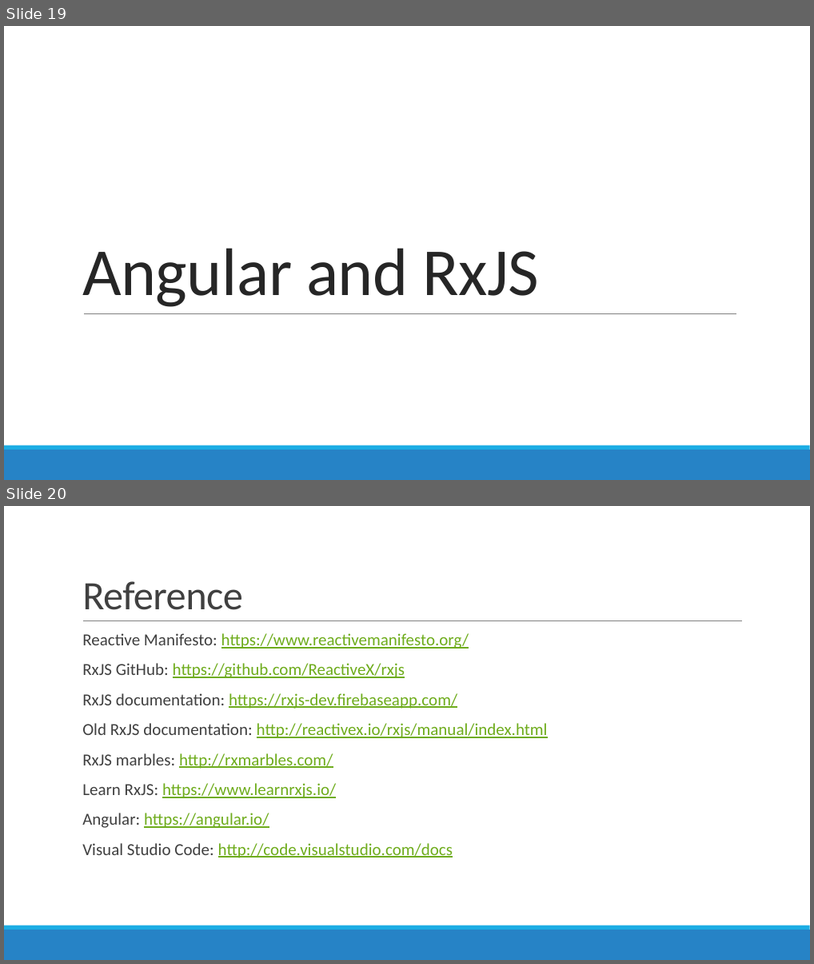
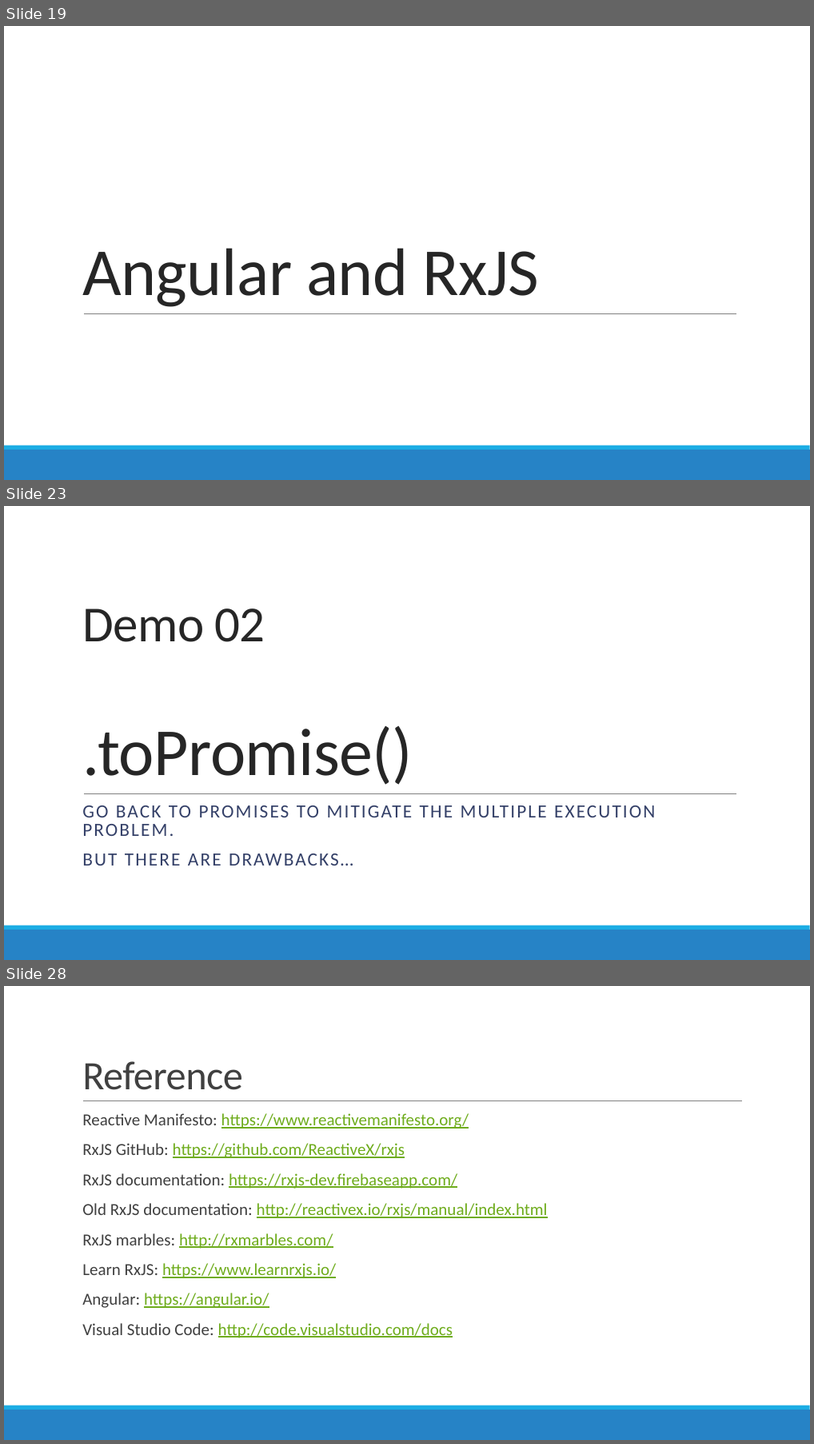
Before and after one commit to AGiorgetti/rxjs101, a slide deck: ReactiveProgramming_RxJS.pptx. Shown one above the other, each under a label of ours: slides 19 and 20 before the commit, slides 19, 23 and 28 after it; the slides between them are not shown. The pictures are 814x964 and 814x1444 pixels, drawn with LibreOffice and Linux fonts; fonts in the diff are those of the drawing. Boxes give left, top, right and bottom in pixels: in the first picture for what was removed or moved away, otherwise in the second. Text is boxed around its words. In the diff, an @@ line names an element or a change of style, - is before the commit and + after.

```diff
--- a/ReactiveProgramming_RxJS.pptx
+++ b/ReactiveProgramming_RxJS.pptx
@@ slide 23 added at bbox=[4, 506, 810, 960], background #FFFFFF; not listed: 3 template elements that a slide beside it also shows @@
@@ title added at bbox=[82, 608, 413, 784], 80 pt, text #262626 @@
+Demo 02
+.toPromise()
@@ text added at bbox=[82, 805, 655, 865], 22.2 pt, text #344068 @@
+GO BACK TO PROMISES TO MITIGATE THE MULTIPLE EXECUTION PROBLEM.
+BUT THERE ARE DRAWBACKS…
@@ what was slide 20 is now slide 28 @@
```
Also in this commit, not shown: 1 slide changed, 7 other slides added, 7 other files.
